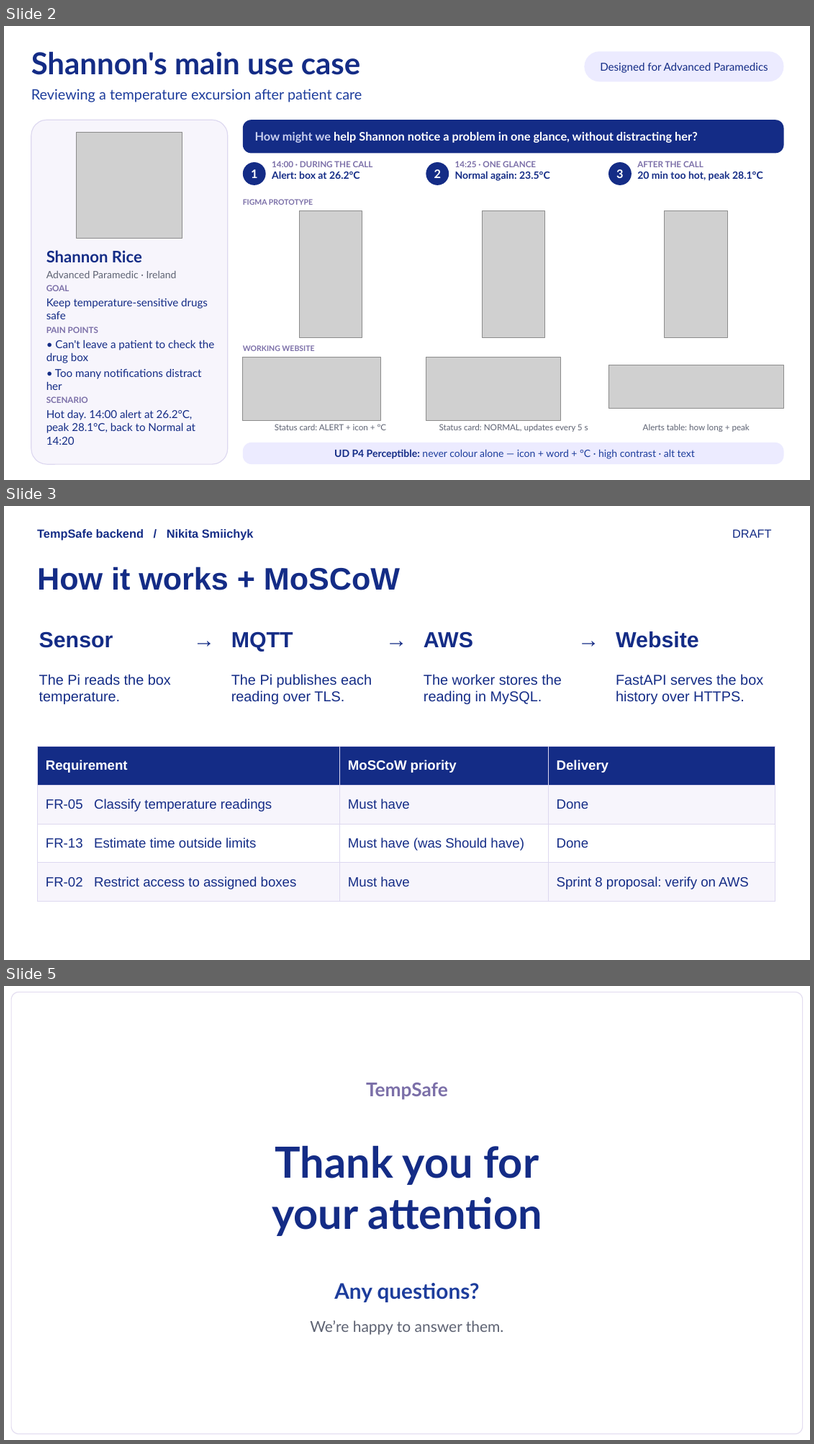
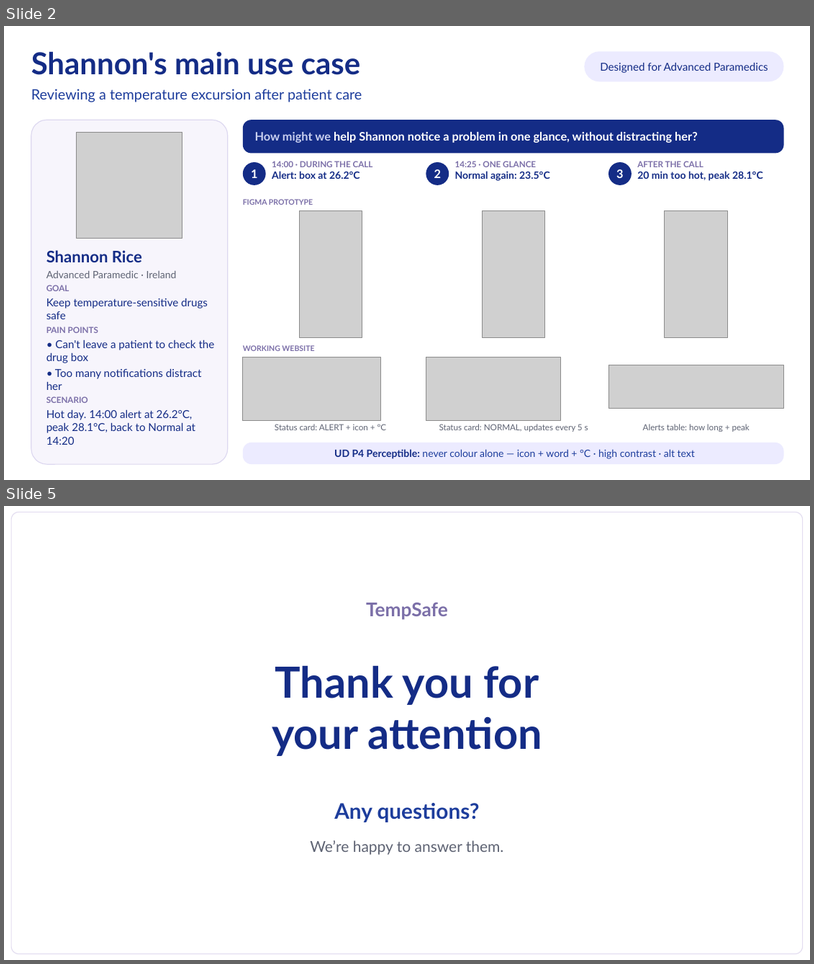
Before and after one commit to nikitsya/TempSafe, a slide deck: docs/presentation/tempsafe-alpha/G-CA2 presentation.pptx. Shown one above the other, each under a label of ours: slides 2, 3 and 5 before the commit, slides 2 and 5 after it; the slides between them are not shown. The pictures are 814x1444 and 814x964 pixels, drawn with LibreOffice and Linux fonts; fonts in the diff are those of the drawing; grey boxes stand for pictures. Boxes give left, top, right and bottom in pixels: in the first picture for what was removed or moved away, otherwise in the second. Text is boxed around its words. In the diff, an @@ line names an element or a change of style, - is before the commit and + after.

Commit message:
Present the TempSafe architecture and priorities
Show how readings reach the dashboard, then reveal the MoSCoW table
on the same slide. Explain why FR-13 became a Must Have.

Mark FR-03 and FR-13 as in progress after checking clock reliability
and gaps in the readings. Remove the old slide image and backend draft.

```diff
--- a/docs/presentation/tempsafe-alpha/G-CA2 presentation.pptx
+++ b/docs/presentation/tempsafe-alpha/G-CA2 presentation.pptx
@@ slide 3 removed at bbox=[4, 506, 810, 960], background #FFFFFF @@
@@ text removed at bbox=[37, 529, 254, 541] @@
-TempSafe backend / Nikita Smiichyk
@@ text removed at bbox=[733, 529, 772, 538] @@
-DRAFT
@@ text removed at bbox=[37, 566, 400, 590] @@
-How it works + MoSCoW
@@ text removed at bbox=[39, 631, 113, 648] @@
-Sensor
@@ text removed at bbox=[193, 623, 229, 654] @@
-→
@@ text removed at bbox=[232, 632, 293, 651] @@
-MQTT
@@ text removed at bbox=[386, 623, 422, 654] @@
-→
@@ text removed at bbox=[424, 632, 473, 648] @@
-AWS
@@ text removed at bbox=[578, 623, 614, 654] @@
-→
@@ text removed at bbox=[616, 631, 700, 648] @@
-Website
@@ text removed at bbox=[39, 674, 171, 704] @@
-The Pi reads the box temperature.
@@ text removed at bbox=[232, 674, 372, 704] @@
-The Pi publishes each reading over TLS.
@@ text removed at bbox=[424, 674, 562, 704] @@
-The worker stores the reading in MySQL.
@@ text removed at bbox=[616, 674, 764, 704] @@
-FastAPI serves the box history over HTTPS.
@@ table removed at bbox=[37, 746, 775, 901], 4 rows, 3 columns @@
-Requirement | MoSCoW priority | Delivery
-FR-05 Classify temperature readings | Must have | Done
-FR-13 Estimate time outside limits | Must have (was Should have) | Done
-FR-02 Restrict access to assigned boxes | Must have | Sprint 8 proposal: verify on AWS
```
Also in this commit, not shown: 1 slide added, 3 other files.
